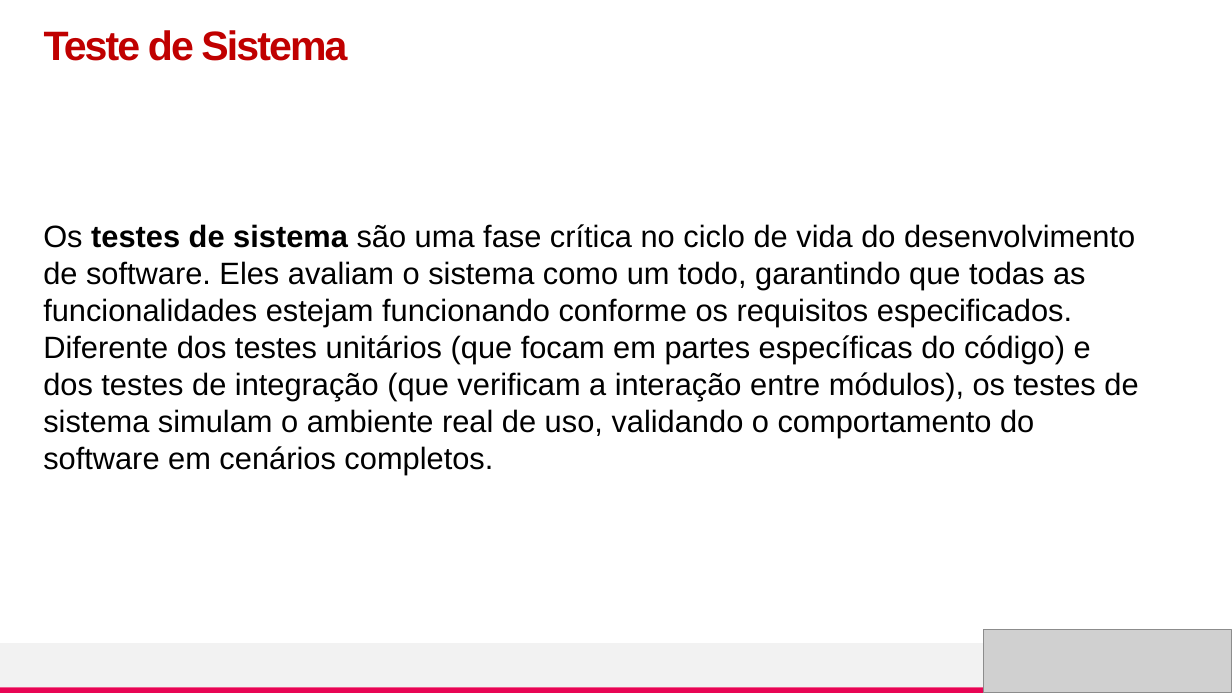
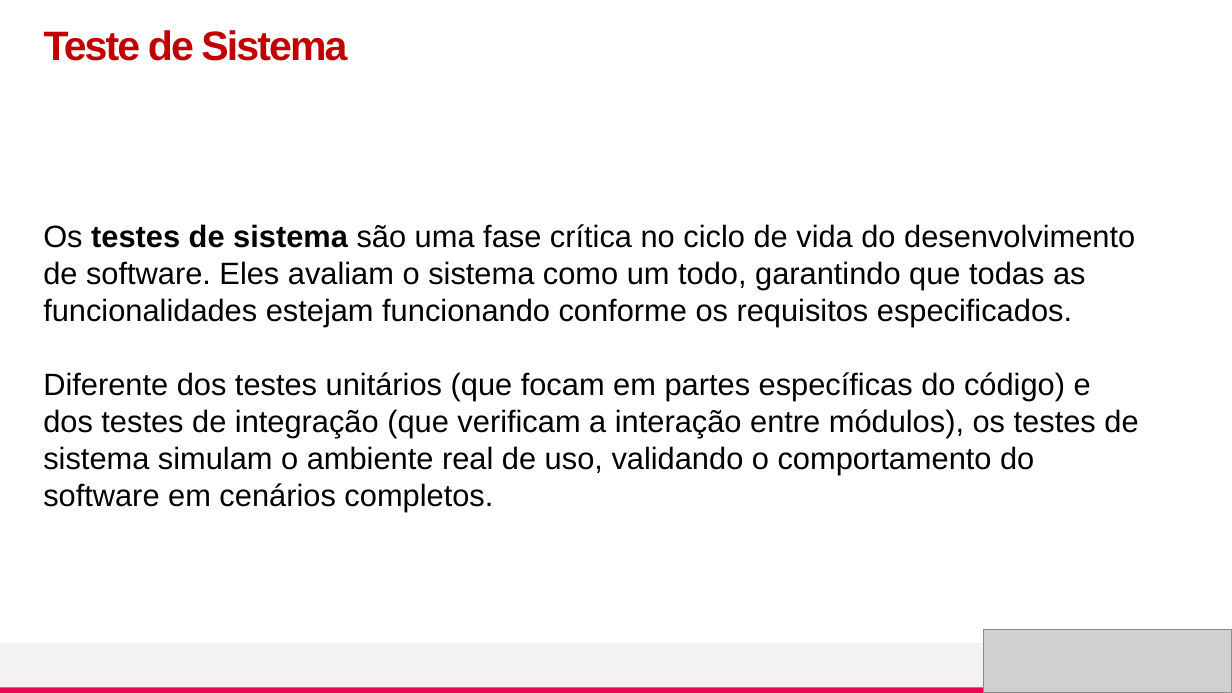
Before and after one commit to nandafretes/TSOFT, a slide deck: slide 4 of [TSOF] - Aula4_TesteSistema.pptx. Drawn at 1232x693 pixels with LibreOffice and Linux fonts; fonts in the diff are those of the drawing; grey boxes stand for pictures. Boxes give left, top, right and bottom in pixels: in the first picture for what was removed or moved away, otherwise in the second. Text is boxed around its words. In the diff, an @@ line names an element or a change of style, - is before the commit and + after.

```diff
--- a/[TSOF] - Aula4_TesteSistema.pptx
+++ b/[TSOF] - Aula4_TesteSistema.pptx
@@ text at (x1=43, y1=224, x2=1138, y2=511): text changed @@
-Os testes de sistema são uma fase crítica no ciclo de vida do desenvolvimento de software. Eles avaliam o sistema como um todo, garantindo que todas as funcionalidades estejam funcionando conforme os requisitos especificados. Diferente dos testes unitários (que focam em partes específicas do código) e dos testes de integração (que verificam a interação entre módulos), os testes de sistema simulam o ambiente real de uso, validando o comportamento do software em cenários completos.
+Os testes de sistema são uma fase crítica no ciclo de vida do desenvolvimento de software. Eles avaliam o sistema como um todo, garantindo que todas as funcionalidades estejam funcionando conforme os requisitos especificados.
+Diferente dos testes unitários (que focam em partes específicas do código) e dos testes de integração (que verificam a interação entre módulos), os testes de sistema simulam o ambiente real de uso, validando o comportamento do software em cenários completos.
```
Also in this commit, not shown: 4 other slides changed, 1 slide added, 5 slides removed, 4 other files.
